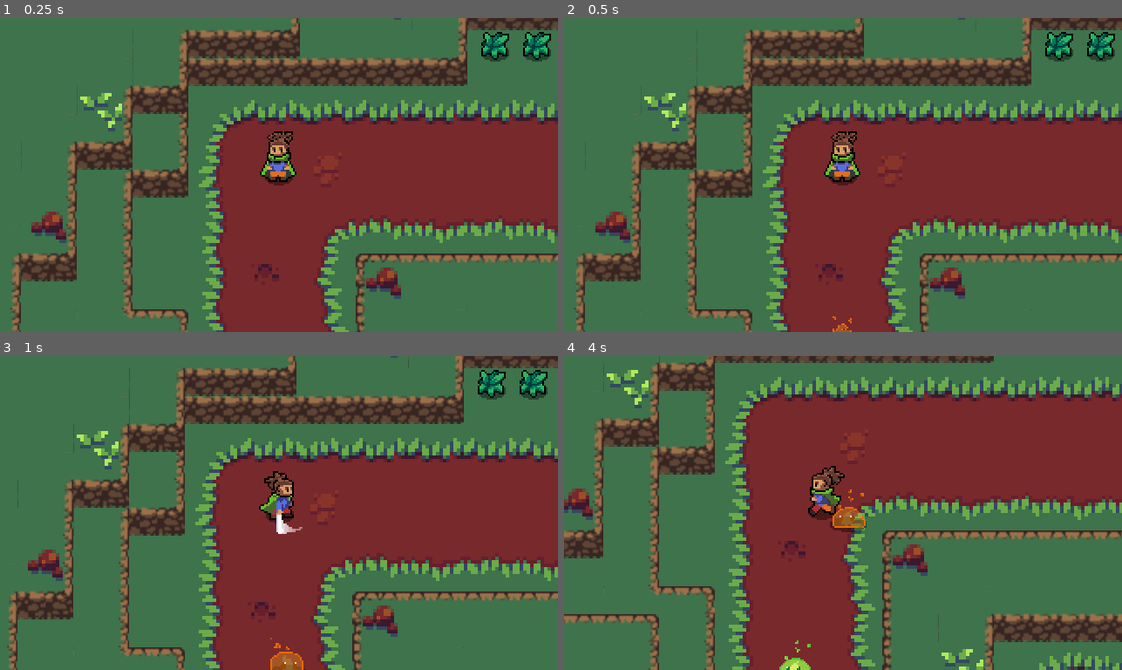
Above: before the commit, frames 1-4 (two rows, left to right).
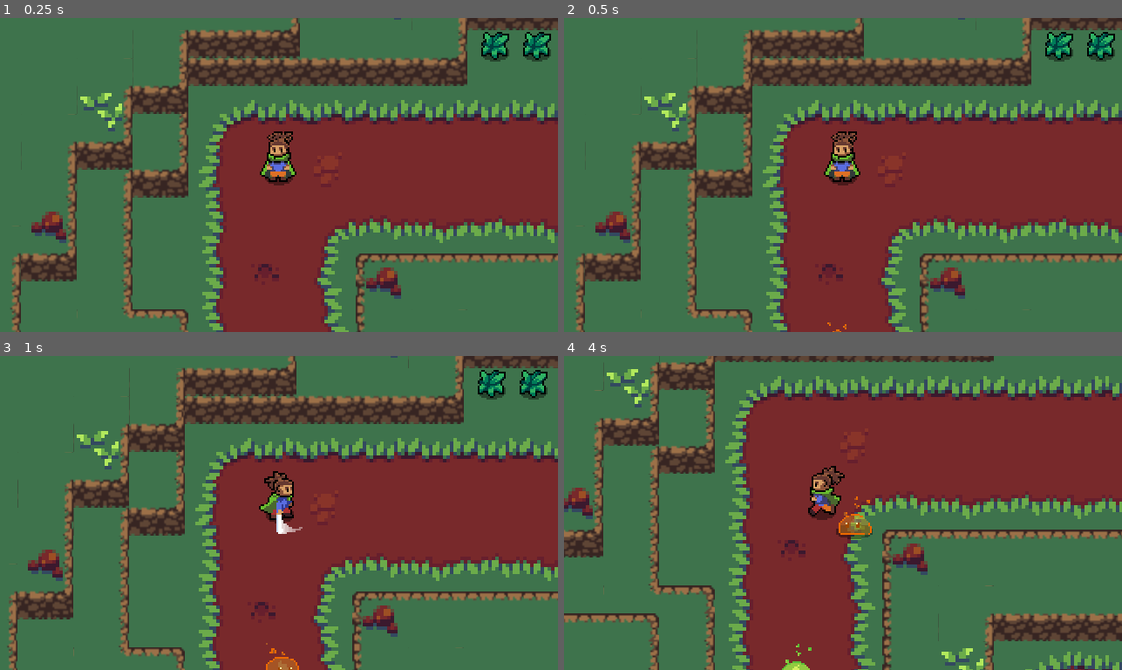
Above: after the commit, the same moments.

Repository: Thomas-Arndt/RPG.1
Game: Godot game, scene res://World/World.tscn
The game is run twice, just before and just after one commit, with the same random seed, the same clock (stepped at 60 frames per second) and the same inputs.
Inputs:
- Up to frame 1 (0.25 s): no input
- Up to frame 2 (0.5 s): no input
- Up to frame 3 (1 s): tap Enter at 0.5 s; hold Right (ui_right) from 0.53 s (still down); tap R (attack) at 0.6 s
- Up to frame 4 (4 s): release Right (ui_right) at 1.28 s; hold Down (ui_down) 1.28-2.03 s; tap one key every 0.75 s from 1.35 s: Space (d_shift) E (roll) R (attack) Space (d_shift); hold Right (ui_right) 2.03-2.78 s; hold Up (ui_up) 2.78-3.53 s; hold Left (ui_left) from 3.53 s (still down)

Frame 1 is identical in both runs. In frame 2, less than 0.1% of the frame differs, in the area x 47-52%, y 95-100%; in frame 3, 0.3%; in frame 4, 3.4%, in the area x 0-100%, y 0-100%.

Commit message:
Added blink animation

Diff:
--- a/Enemies/GreenVoidBlob.tscn
+++ b/Enemies/GreenVoidBlob.tscn
@@ -8,8 +8,6 @@
 [sub_resource type="AnimationNodeStateMachinePlayback" id=1]
 
 [node name="GreenVoidBlob" instance=ExtResource( 3 )]
-collision_layer = 16
-collision_mask = 32
 script = ExtResource( 4 )
 
 [node name="FullSprite" parent="." index="1"]
--- a/Enemies/RedVoidBlob.tscn
+++ b/Enemies/RedVoidBlob.tscn
@@ -1,9 +1,11 @@
-[gd_scene load_steps=5 format=2]
+[gd_scene load_steps=6 format=2]
 
 [ext_resource path="res://Enemies/RedVoidBlob-idle-move.png" type="Texture" id=1]
 [ext_resource path="res://Enemies/RedVoidBlob-Faded-idle-move.png" type="Texture" id=2]
 [ext_resource path="res://Enemies/VoidBlob.tscn" type="PackedScene" id=3]
 [ext_resource path="res://Enemies/RedVoidBlob.gd" type="Script" id=4]
+
+[sub_resource type="AnimationNodeStateMachinePlayback" id=1]
 
 [node name="RedVoidBlob" instance=ExtResource( 3 )]
 script = ExtResource( 4 )
@@ -14,4 +16,10 @@
 [node name="HalfSprite" parent="." index="2"]
 texture = ExtResource( 2 )
 
+[node name="AnimationTree" parent="." index="5"]
+parameters/playback = SubResource( 1 )
+
 [editable path="HurtBox"]
+[editable path="PlayerDetectionZone"]
+[editable path="HitBox"]
+[editable path="SoftCollision"]
--- a/Enemies/VoidBlob.gd
+++ b/Enemies/VoidBlob.gd
@@ -1,7 +1,7 @@
 extends KinematicBody2D
 
 export var ACCELERATION = 200
-export var MAX_SPEED = 50
+export var MAX_SPEED = 35
 export var FRICTION = 200
 export var WANDER_BUFFER = 4
 
@@ -27,6 +27,7 @@
 onready var player_detection_zone = $PlayerDetectionZone
 onready var soft_collision = $SoftCollision
 onready var wander_controller = $WanderController
+onready var blink_anim_player = $BlinkAnimationPlayer
 
 func _ready():
 	stats.set_max_health(3)
@@ -95,5 +96,11 @@
 func _on_Stats_no_health():
 	queue_free()
 
+func _on_HurtBox_invincible_start():
+	blink_anim_player.play("start")
+
+func _on_HurtBox_invincible_end():
+	blink_anim_player.play("stop")
+
 func match_dimension():
 	pass
--- a/Enemies/VoidBlob.tscn
+++ b/Enemies/VoidBlob.tscn
@@ -9,9 +9,43 @@
 [ext_resource path="res://Utils/Overlap/SoftCollision.tscn" type="PackedScene" id=7]
 [ext_resource path="res://Utils/Controllers/WanderController.tscn" type="PackedScene" id=8]
 
-[sub_resource type="CapsuleShape2D" id=1]
-radius = 3.0
-height = 10.0
+[sub_resource type="Shader" id=17]
+code = "shader_type canvas_item;
+
+uniform bool active = false;
+
+	void fragment() {
+		vec4 previous_color = texture(TEXTURE, UV);
+		vec4 white_color = vec4(1.0, 1.0, 1.0, previous_color.a);
+		vec4 new_color = previous_color;
+		if (active){
+			new_color = white_color;
+		}
+		COLOR = new_color;
+	}"
+
+[sub_resource type="ShaderMaterial" id=18]
+shader = SubResource( 17 )
+shader_param/active = false
+
+[sub_resource type="Shader" id=19]
+code = "shader_type canvas_item;
+
+uniform bool active = false;
+
+	void fragment() {
+		vec4 previous_color = texture(TEXTURE, UV);
+		vec4 white_color = vec4(1.0, 1.0, 1.0, previous_color.a);
+		vec4 new_color = previous_color;
+		if (active){
+			new_color = white_color;
+		}
+		COLOR = new_color;
+	}"
+
+[sub_resource type="ShaderMaterial" id=20]
+shader = SubResource( 19 )
+shader_param/active = false
 
 [sub_resource type="Animation" id=3]
 length = 0.001
@@ -269,6 +303,10 @@
 
 [sub_resource type="AnimationNodeStateMachinePlayback" id=16]
 
+[sub_resource type="CapsuleShape2D" id=1]
+radius = 3.0
+height = 10.0
+
 [sub_resource type="CapsuleShape2D" id=7]
 radius = 5.0
 height = 6.0
@@ -285,6 +323,8 @@
 height = 6.0
 
 [node name="VoidBlob" type="KinematicBody2D"]
+collision_layer = 16
+collision_mask = 32
 script = ExtResource( 5 )
 
 [node name="ShadowSprite" type="Sprite" parent="."]
@@ -293,18 +333,14 @@
 texture = ExtResource( 3 )
 
 [node name="FullSprite" type="Sprite" parent="."]
-visible = false
+material = SubResource( 18 )
 hframes = 13
 frame = 1
 
 [node name="HalfSprite" type="Sprite" parent="."]
+material = SubResource( 20 )
 hframes = 13
 frame = 1
-
-[node name="CollisionShape2D" type="CollisionShape2D" parent="."]
-position = Vector2( 0, 5 )
-rotation = 1.5708
-shape = SubResource( 1 )
 
 [node name="AnimationPlayer" type="AnimationPlayer" parent="."]
 autoplay = "idle"
@@ -319,6 +355,11 @@
 anim_player = NodePath("../AnimationPlayer")
 parameters/playback = SubResource( 16 )
 
+[node name="CollisionShape2D" type="CollisionShape2D" parent="."]
+position = Vector2( 0, 5 )
+rotation = 1.5708
+shape = SubResource( 1 )
+
 [node name="Stats" parent="." instance=ExtResource( 4 )]
 
 [node name="HurtBox" parent="." instance=ExtResource( 6 )]
@@ -352,6 +393,8 @@
 
 [connection signal="no_health" from="Stats" to="." method="_on_Stats_no_health"]
 [connection signal="area_entered" from="HurtBox" to="." method="_on_HurtBox_area_entered"]
+[connection signal="invincible_end" from="HurtBox" to="." method="_on_HurtBox_invincible_end"]
+[connection signal="invincible_start" from="HurtBox" to="." method="_on_HurtBox_invincible_start"]
 
 [editable path="HurtBox"]
 [editable path="PlayerDetectionZone"]
--- a/Player/Player.gd
+++ b/Player/Player.gd
@@ -19,6 +19,7 @@
 onready var anim_tree = $AnimationTree
 onready var anim_state = anim_tree.get("parameters/playback")
 onready var sword_hit_box = $HitBoxPivot/SwordHitBox
+onready var blink_anim_player = $BlinkAnimationPlayer
 
 onready var RedDimension = get_node("/root/World/RedDimension")
 
@@ -93,3 +94,11 @@
 
 func _on_HurtBox_area_entered(area):
 	pass # Replace with function body.
+
+
+func _on_HurtBox_invincible_start():
+	blink_anim_player.play("start")
+
+
+func _on_HurtBox_invincible_end():
+	blink_anim_player.play("stop")
--- a/Player/Player.tscn
+++ b/Player/Player.tscn
@@ -1,10 +1,29 @@
-[gd_scene load_steps=56 format=2]
+[gd_scene load_steps=61 format=2]
 
 [ext_resource path="res://Player/Capey Mac Manbun.png" type="Texture" id=1]
 [ext_resource path="res://Shadows/MediumShadow.png" type="Texture" id=2]
 [ext_resource path="res://Player/Player.gd" type="Script" id=3]
 [ext_resource path="res://Hit and Hurt Boxes/HitBox.tscn" type="PackedScene" id=4]
 [ext_resource path="res://Hit and Hurt Boxes/HurtBox.tscn" type="PackedScene" id=5]
+
+[sub_resource type="Shader" id=52]
+code = "shader_type canvas_item;
+
+uniform bool active = false;
+
+	void fragment() {
+		vec4 previous_color = texture(TEXTURE, UV);
+		vec4 white_color = vec4(1.0, 1.0, 1.0, previous_color.a);
+		vec4 new_color = previous_color;
+		if (active){
+			new_color = white_color;
+		}
+		COLOR = new_color;
+	}"
+
+[sub_resource type="ShaderMaterial" id=53]
+shader = SubResource( 52 )
+shader_param/active = false
 
 [sub_resource type="CapsuleShape2D" id=1]
 radius = 4.0
@@ -634,6 +653,54 @@
 "transitions": PoolRealArray( 1, 1, 1, 1, 1, 1 ),
 "update": 1,
 "values": [ 7, 8, 9, 10, 11, 6 ]
+}
+
+[sub_resource type="Animation" id=55]
+length = 0.001
+tracks/0/type = "value"
+tracks/0/path = NodePath("Sprite:material:shader_param/active")
+tracks/0/interp = 1
+tracks/0/loop_wrap = true
+tracks/0/imported = false
+tracks/0/enabled = true
+tracks/0/keys = {
+"times": PoolRealArray( 0 ),
+"transitions": PoolRealArray( 1 ),
+"update": 0,
+"values": [ false ]
+}
+
+[sub_resource type="Animation" id=54]
+resource_name = "start"
+length = 0.2
+loop = true
+tracks/0/type = "value"
+tracks/0/path = NodePath("Sprite:material:shader_param/active")
+tracks/0/interp = 1
+tracks/0/loop_wrap = true
+tracks/0/imported = false
+tracks/0/enabled = true
+tracks/0/keys = {
+"times": PoolRealArray( 0, 0.1 ),
+"transitions": PoolRealArray( 1, 1 ),
+"update": 1,
+"values": [ true, false ]
+}
+
+[sub_resource type="Animation" id=56]
+resource_name = "stop"
+length = 0.1
+tracks/0/type = "value"
+tracks/0/path = NodePath("Sprite:material:shader_param/active")
+tracks/0/interp = 1
+tracks/0/loop_wrap = true
+tracks/0/imported = false
+tracks/0/enabled = true
+tracks/0/keys = {
+"times": PoolRealArray( 0 ),
+"transitions": PoolRealArray( 1 ),
+"update": 1,
+"values": [ false ]
 }
 
 [sub_resource type="AnimationNodeAnimation" id=43]
@@ -780,6 +847,7 @@
 offset = Vector2( 0, 1 )
 
 [node name="Sprite" type="Sprite" parent="."]
+material = SubResource( 53 )
 texture = ExtResource( 1 )
 hframes = 60
 frame = 20
@@ -810,6 +878,12 @@
 anims/run_right = SubResource( 11 )
 anims/run_up = SubResource( 12 )
 
+[node name="BlinkAnimationPlayer" type="AnimationPlayer" parent="."]
+autoplay = "stop"
+anims/RESET = SubResource( 55 )
+anims/start = SubResource( 54 )
+anims/stop = SubResource( 56 )
+
 [node name="AnimationTree" type="AnimationTree" parent="."]
 tree_root = SubResource( 25 )
 anim_player = NodePath("../AnimationPlayer")
@@ -839,6 +913,8 @@
 shape = SubResource( 51 )
 
 [connection signal="area_entered" from="HurtBox" to="." method="_on_HurtBox_area_entered"]
+[connection signal="invincible_end" from="HurtBox" to="." method="_on_HurtBox_invincible_end"]
+[connection signal="invincible_start" from="HurtBox" to="." method="_on_HurtBox_invincible_start"]
 
 [editable path="HitBoxPivot/SwordHitBox"]
 [editable path="HurtBox"]
--- a/World/World.tscn
+++ b/World/World.tscn
@@ -1127,3 +1127,5 @@
 
 [node name="RedVoidBlob" parent="YSort" instance=ExtResource( 6 )]
 position = Vector2( -952, 320 )
+collision_layer = 1
+collision_mask = 1
Not shown: 1 places in Enemies/VoidBlob.tscn that only renumber resources
